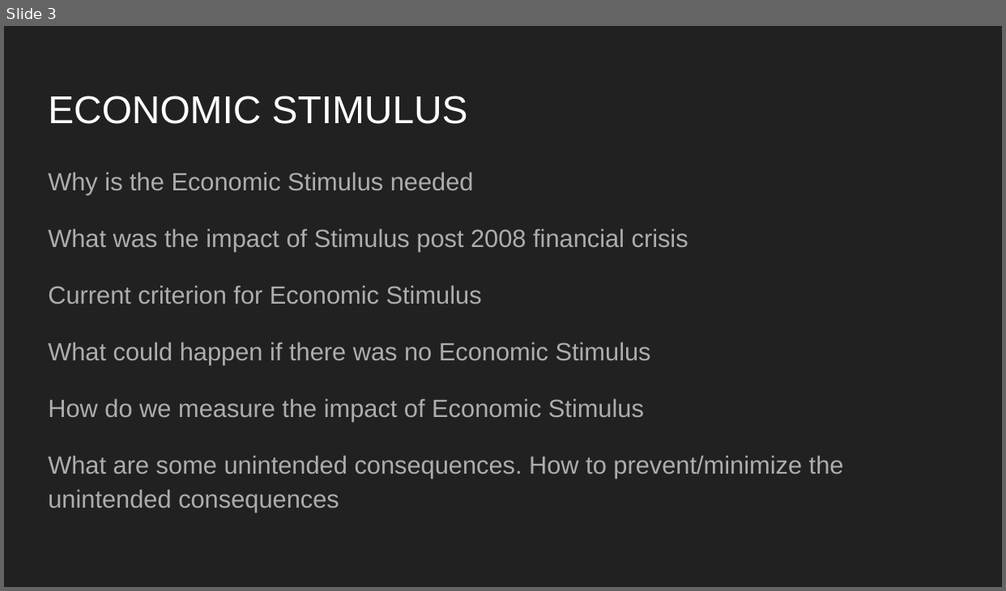
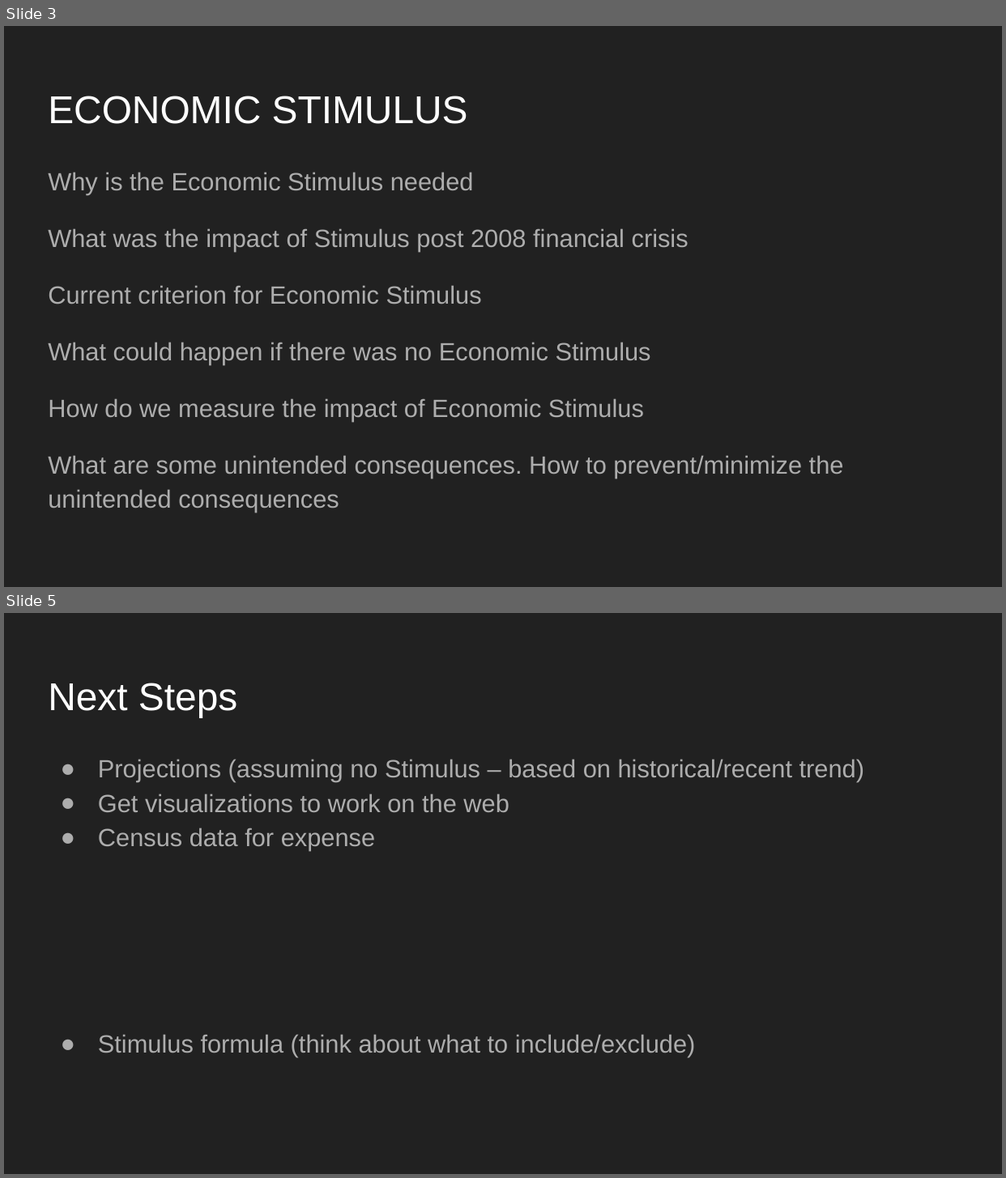
Before and after one commit to tyoung65/Econimic_Stimulus_Research-, a slide deck: ECONOMIC STIMULUS IMPACTS.pptx. Shown one above the other, each under a label of ours: slide 3 before the commit, slides 3 and 5 after it; the slides between them are not shown. The pictures are 1006x591 and 1006x1178 pixels, drawn with LibreOffice and Linux fonts; fonts in the diff are those of the drawing. Boxes give left, top, right and bottom in pixels: in the first picture for what was removed or moved away, otherwise in the second. Text is boxed around its words. In the diff, an @@ line names an element or a change of style, - is before the commit and + after.

```diff
--- a/ECONOMIC STIMULUS IMPACTS.pptx
+++ b/ECONOMIC STIMULUS IMPACTS.pptx
@@ slide 5 added at box(4, 613, 1002, 1174), background #212121 @@
@@ title added at box(48, 683, 237, 717), 28 pt, text #FFFFFF @@
+Next Steps
@@ text added at box(98, 759, 864, 1058), 18 pt, text #ADADAD @@
+● Projections (assuming no Stimulus – based on historical/recent trend)
+● Get visualizations to work on the web
+● Census data for expense
+● Stimulus formula (think about what to include/exclude)
```
Also in this commit, not shown: 1 slide changed, 1 other slide added, 1 other file.
